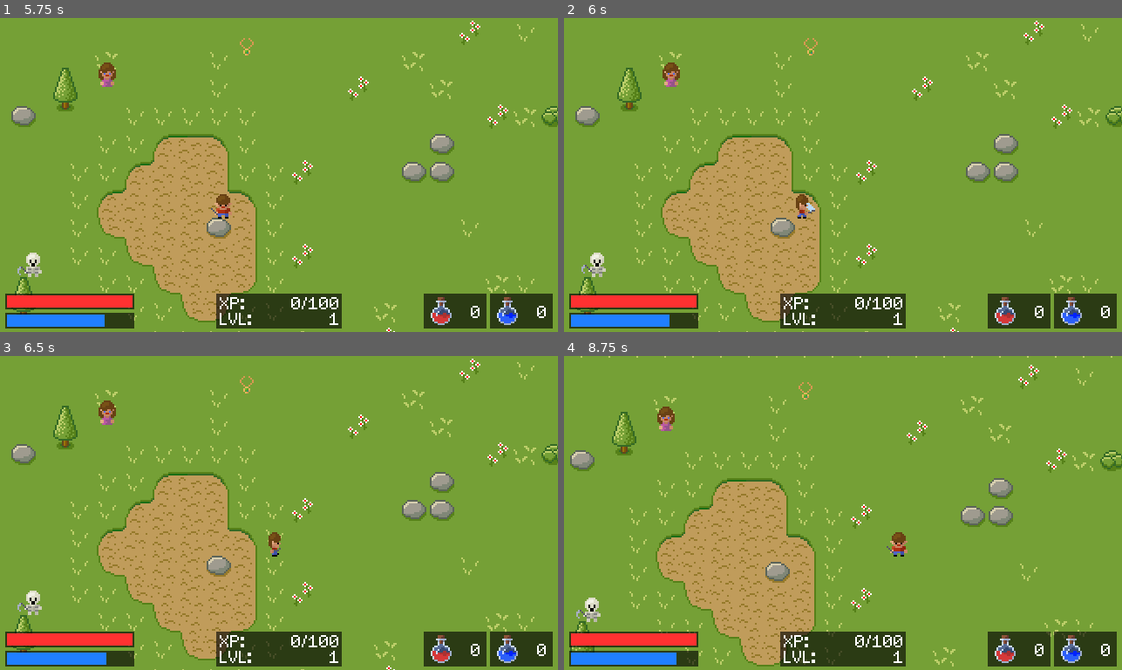
Above: before the commit, frames 1-4 (two rows, left to right).
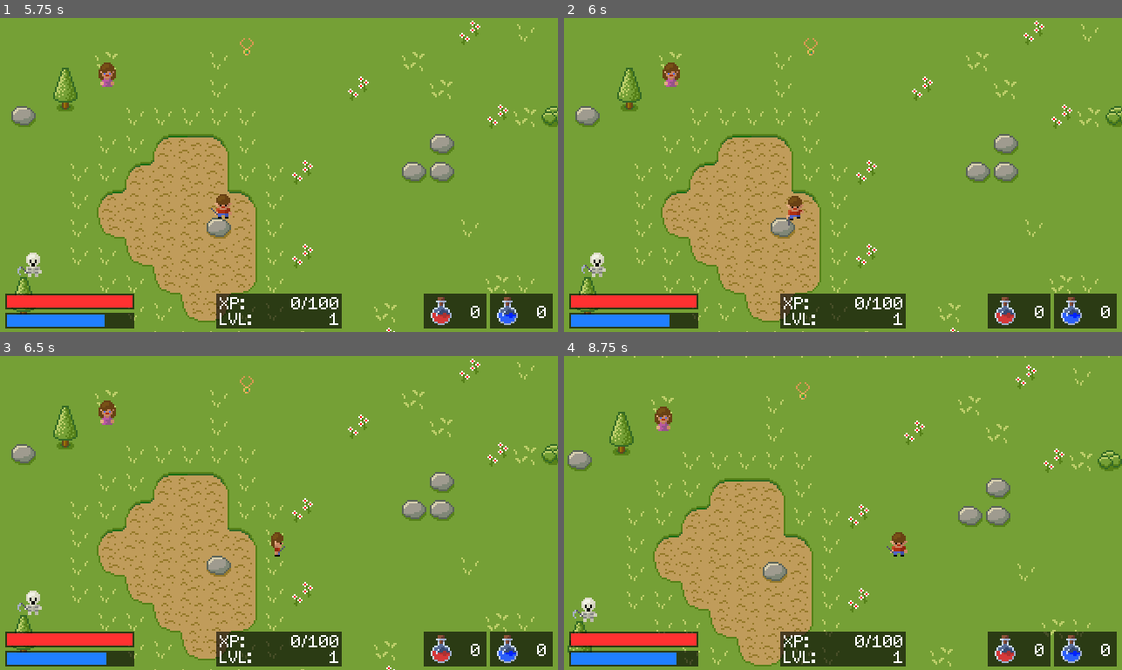
Above: after the commit, the same moments.

Repository: tlo8640/SimpleRPG
Game: Godot game, scene res://Scenes/Main.tscn
Two runs of this game, one before a commit and one after it. Both use one fixed random seed, a clock stepped at 60 frames per second and the inputs below.
Inputs:
- Up to frame 1 (5.75 s): tap Enter at 0.5 s; hold Right (ui_right) 0.53-1.28 s; hold Space (attack) 0.53-1.28 s; tap B at 0.8, 1.35, 2.3, 3.8, 5.1 s; hold Down (ui_down) 1.28-2.03 s; tap Space (attack) at 1.55, 3.05, 4.55 s; hold Right (ui_right) 2.03-2.78 s; hold Space (attack) 2.03-2.78 s; hold Up (ui_up) 2.78-3.53 s; tap , (drink_health) at 2.85 s; hold . (drink_mana) 3.53-4.28 s; hold Left (ui_left) 3.53-5.03 s; tap Ctrl (fireball) at 4.35 s; hold Down (ui_down) from 5.03 s (still down)
- Up to frame 2 (6 s): tap Space (attack) at 5.75, 5.85 s; release Down (ui_down) at 5.78 s; hold Right (ui_right) from 5.78 s (still down)
- Up to frame 3 (6.5 s): keep holding Right (ui_right)
- Up to frame 4 (8.75 s): release Right (ui_right) at 6.53 s; hold Up (ui_up) 6.53-7.28 s; tap B at 6.6, 8.3 s; hold Right (ui_right) 7.28-8.03 s; tap Space (attack) at 7.35 s; hold Down (ui_down) from 8.03 s (still down); hold , (drink_health) from 8.03 s (still down)

Frame 1 is identical in both runs. In frame 2, 0.2% of the frame differs, in the area x 39-45%, y 56-67%; in frame 3, 0.1%; in frame 4, 6.5%, in the area x 0-100%, y 0-99%.
Error before the commit: Invalid call. Nonexistent function 'hit' in base 'TileMap'. (res://Entities/Player/Player.gd:114)

Commit message:
FINISH: npc quest dialogue

Diff:
--- a/Entities/Fiona/Fiona.gd
+++ b/Entities/Fiona/Fiona.gd
@@ -4,3 +4,124 @@
 var quest_status = QuestStatus.NOT_STARTED
 var dialogue_state = 0
 var necklace_found = false
+
+var dialoguePopup
+var player
+
+enum Potion { HEALTH, MANA }
+
+func _ready():
+	dialoguePopup = get_tree().root.get_node("Root/CanvasLayer/DialoguePopup")
+	player = get_tree().root.get_node("Root/Player")
+
+func talk(answer = ""):
+	# set animation to "talk"
+	$AnimatedSprite.play("talk")
+
+	# set dialogue popup npc to fiona
+	dialoguePopup.npc = self
+	dialoguePopup.npc_name = "Fiona"
+
+	# show current dialogue
+	match quest_status:
+		QuestStatus.NOT_STARTED:
+			match dialogue_state:
+				0:
+					# update dialogue tree state
+					dialogue_state = 1
+					# show dialogue popup
+					dialoguePopup.dialogue = "Hello adventurer! I lost my necklase, can you find it for me?"
+					dialoguePopup.answers = "[A] Yes [B] No"
+					dialoguePopup.open()
+				1:
+					match answer:
+						"A":
+							# update dialogue tree state
+							dialogue_state = 2
+							# show dialogue popup
+							dialoguePopup.dialogue = "Thank You!"
+							dialoguePopup.answers = "[A] Bye"
+							dialoguePopup.open()
+						"B":
+							# update dialogue tree state
+							dialogue_state = 3
+							# show dialogue popup
+							dialoguePopup.dialogue = "If you change your mind, you will find me here."
+							dialoguePopup.answers = "[A] Bye"
+							dialoguePopup.open()
+				2:
+					# update dialogue tree state
+					dialogue_state = 0
+					quest_status = QuestStatus.STARTED
+					# close dialogue popup
+					dialoguePopup.close()
+					# set fionas animation to idle
+					$AnimatedSprite.play("idle")
+				3:
+					# update dialogue tree state
+					dialogue_state = 0
+					# close dialogue popup
+					dialoguePopup.close()
+					# set fionas animation to idle
+					$AnimatedSprite.play("idle")
+		QuestStatus.STARTED:
+			match dialogue_state:
+				0:
+					# update dialogue tree state
+					dialogue_state = 1
+					# show dialogue popup
+					dialoguePopup.dialogue = "Did you find my necklace?"
+					if necklace_found:
+						dialoguePopup.answers = "[A] Yes [B] No"
+					else:
+						dialoguePopup.answers = "[A] No"
+					dialoguePopup.open()
+				1:
+					if necklace_found and answer == "A":
+						# update dialogie tree state
+						dialogue_state = 2
+						dialoguePopup.dialogue = "You are my hero! Please take this potion as a sign of my gratitude!"
+						dialoguePopup.answers = "[A] Thank You!"
+						dialoguePopup.open()
+					else:
+						# update dialogue tree state
+						dialogue_state = 3
+						dialoguePopup.dialogue = "Please, find it!"
+						dialoguePopup.answers = "[A] I will!"
+						dialoguePopup.open()
+				2:
+					# update dialogue tree state
+					dialogue_state = 0
+					quest_status = QuestStatus.COMPLETED
+					# close dialogue popup
+					dialoguePopup.close()
+					# set fionas animation to idle
+					$AnimatedSprite.play("idle")
+					# add potion and xp to player
+					# little time out added in case level up popup wil appear
+					yield(get_tree().create_timer(0.5), "timeout")
+					player.add_potion(Potion.HEALTH)
+					player.add_xp(50)
+				3:
+					# update dialogie tree state
+					dialogue_state = 0
+					# close popup
+					dialoguePopup.close()
+					# fiona animation to idle
+					$AnimatedSprite.play("idle")
+		QuestStatus.COMPLETED:
+			match dialogue_state:
+				0:
+					# update dialogue tree state
+					dialogue_state = 1
+					# show dialogue popup
+					dialoguePopup.dialogue = "Thanks again for your help!"
+					dialoguePopup.answers = "[A] Bye"
+					dialoguePopup.open()
+				1:
+					# update dilogue tree state
+					dialogue_state = 0
+					# close popup
+					dialoguePopup.close()
+					# animation to idle
+					$AnimatedSprite.play("idle")
--- a/Entities/Player/Player.gd
+++ b/Entities/Player/Player.gd
@@ -109,9 +109,13 @@
 			# if something to attack?
 			var target = $RayCast2D.get_collider()
 			if target != null:
-				if target.name.find("skeleton"):
+				if target.name.find("Skeleton") >= 0:
 					# hit skeleton
 					target.hit(attack_damage)
+				if target.is_in_group("NPCs"):
+					# talk
+					target.talk()
+					return
 			attack_playing = true
 			var animation = get_aninmation_direction(last_direction) + "_attack"
 			$Sprite.play(animation)
--- a/GUI/DialoguePopup.gd
+++ b/GUI/DialoguePopup.gd
@@ -32,7 +32,7 @@
 	hide()
 
 func _on_AnimationPlayer_animation_finished(anim_name):
-	set_process(true)
+	set_process_input(true)
 
 func _input(event):
 	if event is InputEventKey:
--- a/Scenes/Main.tscn
+++ b/Scenes/Main.tscn
@@ -461,7 +461,6 @@
 
 [node name="DialoguePopup" type="Popup" parent="CanvasLayer"]
 pause_mode = 2
-visible = true
 margin_right = 40.0
 margin_bottom = 40.0
 popup_exclusive = true
